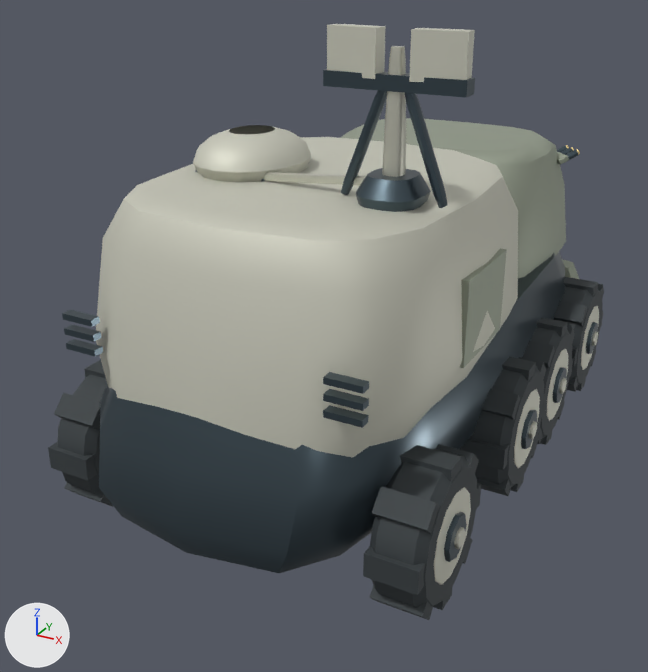
The FBX model unity/RogueCommandAssetAuthoring/Assets/RogueCommandExpansionSample/Models/OverlordCommandHQ.fbx as it was, and as the next commit left it.
Camera for both pictures: a 50 mm lens placed at (2.42, -5.05, 3.27), pointed at (-0.18, -0.32, 0.9). The lights are fixed; the arrows at lower left show +X, +Y and +Z. The first picture is the older version. Vertices at exactly the same position are counted once.

Objects in the first picture: 'OverlordCommandHQ_Batch_Gunmetal', 'OverlordCommandHQ_Batch_LightArmor', 'OverlordCommandHQ_Batch_PrimaryArmor', 'OverlordCommandHQ_Batch_Tread', 'OverlordCommandHQ_Batch_Warning', 'OverlordCommandHQ_Batch_WheelRim'.
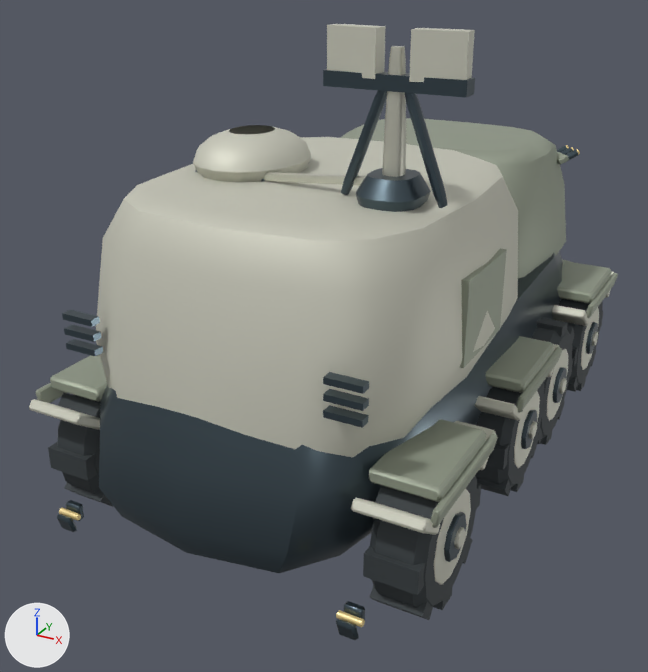
Where the change shows, as pixel boxes [x1, y1, x2, y2] in the pictures (648 x 672 px; the box of a moved part takes in the faces that stretch with it):
'OverlordCommandHQ_Batch_LightArmor', reshaped, moved (39% wider, 18% taller): before [96, 24, 518, 457]; after [29, 24, 614, 535]
'OverlordCommandHQ_Batch_Gunmetal', reshaped (13% taller): before [62, 69, 598, 573]; after [57, 69, 598, 640]
'OverlordCommandHQ_Batch_PrimaryArmor', reshaped, moved: before [340, 118, 579, 368]; after [35, 118, 618, 528]
'OverlordCommandHQ_Batch_Warning', reshaped (mostly hidden): before [566, 145, 580, 155]; after [59, 145, 580, 627]
part 1 of me_cylinder_009, added: after [59, 507, 81, 521]
part 2 of me_cylinder_009, added: after [336, 610, 365, 627]
part 3 of me_overlordcommandhqturret_baseshell_mesh_002, moved or reshaped (mostly hidden): before [562, 259, 579, 279]; after [562, 259, 571, 263]
part 4 of me_overlordcommandhqturret_baseshell_mesh_002, added: after [557, 261, 618, 318]
part 5 of me_overlordcommandhqturret_baseshell_mesh_002, added: after [35, 354, 107, 403]
part 6 of me_overlordcommandhqturret_baseshell_mesh_002, added: after [369, 336, 562, 528]
part 7 of me_cylinder_004, added: after [57, 500, 84, 532]
part 8 of me_cylinder_004, added: after [336, 601, 365, 640]
part 9 of me_cube_002, added: after [552, 272, 614, 326]
part 10 of me_cube_002, added: after [29, 399, 100, 430]
part 11 of me_cube_002, added: after [351, 344, 559, 535]

What changed in the scene script:
```text
Change me_cube_002:
    remove me_cube_002.from_pydata(...)  # 446 vertices, 412 faces; spans x -1.04..1.04, y -3.66..0.21, z -0.39..1.56
    add me_cube_002.from_pydata(...)  # 750 vertices, 736 faces; spans x -0.19..2.24, y -0.94..2.95, z -0.08..2.09
    me_cube_002 part 9: 264 vertices added at x -0.19..2.24, y 1.97..2.95, z -0.08..0.67
    me_cube_002 part 10: 96 vertices added at x -0.19..0.19, y -0.88..1.36, z -0.08..0.08
    me_cube_002 part 11: 96 vertices added at x 1.86..2.24, y -0.88..1.36, z -0.08..0.08
    other edits to the shape of me_cube_002 do not show in these pictures
Change me_overlordcommandhqturret_baseshell_mesh_002:
    remove me_overlordcommandhqturret_baseshell_mesh_002.from_pydata(...)  # 544 vertices, 498 faces; spans x -1.03..1.03, y -1.01..2.31, z 0.52..1.99
    add me_overlordcommandhqturret_baseshell_mesh_002.from_pydata(...)  # 744 vertices, 704 faces; spans x -0.22..2.27, y -0.4..3.73, z -0.42..1.05
    me_overlordcommandhqturret_baseshell_mesh_002 part 3: the loose piece of 48 vertices spanning x -0.9..0.9, y 1.98..2.31, z 0.52..0.82 is moved by (1.02, 1.42, -0.94)
    me_overlordcommandhqturret_baseshell_mesh_002 part 4: 312 vertices added at x -0.22..2.27, y 2.12..3.25, z -0.12..0.56
    me_overlordcommandhqturret_baseshell_mesh_002 part 5: 96 vertices added at x -0.22..0.19, y -0.4..1.65, z -0.12..0.04
    me_overlordcommandhqturret_baseshell_mesh_002 part 6: 96 vertices added at x 1.86..2.27, y -0.4..1.65, z -0.12..0.04
    other edits to the shape of me_overlordcommandhqturret_baseshell_mesh_002 do not show in these pictures
Change me_cylinder_009:
    remove me_cylinder_009.from_pydata(...)  # 816 vertices, 838 faces; spans x -0.09..1.87, y -0.05..3.19, z -0.11..1.22
    add me_cylinder_009.from_pydata(...)  # 1008 vertices, 1038 faces; spans x -0.09..1.87, y -0.6..3.45, z -0.37..1.22
    me_cylinder_009 part 1: the loose piece of 48 vertices spanning x -0.09..0.09, y -0.05..0.05, z -0.11..0.11 is copied, and the copy is multiplied about its middle by the matrix ((-0.282, 0.0, 0.604), (0.0, 0.365, 0.0), (-0.331, 0.0, -0.154)), then moved by (0.0, -0.58, -0.35); it spans x -0.07..0.06, y -0.6..-0.56, z -0.37..-0.33
    me_cylinder_009 part 2: the loose piece of 48 vertices spanning x 1.69..1.87, y -0.05..0.05, z -0.11..0.11 is copied, and the copy is multiplied about its middle by the matrix ((0.282, 0.0, 0.604), (0.0, 0.365, 0.0), (-0.331, 0.0, 0.154)), then moved by (0.0, -0.58, -0.35); it spans x 1.71..1.85, y -0.6..-0.56, z -0.37..-0.33
    other edits to the shape of me_cylinder_009 do not show in these pictures
Change me_cylinder_004:
    remove me_cylinder_004.from_pydata(...)  # 1928 vertices, 1930 faces; spans x -0.02..2.38, y -0.74..3.61, z -0.13..2.19
    add me_cylinder_004.from_pydata(...)  # 2500 vertices, 2532 faces; spans x -0.02..2.38, y -0.74..3.61, z -0.3..2.19
    me_cylinder_004 part 7: 132 vertices added at x 0.23..0.36, y -0.64..0.18, z -0.3..0.62
    me_cylinder_004 part 8: 132 vertices added at x 2.0..2.13, y -0.64..0.18, z -0.3..0.62
    other edits to the shape of me_cylinder_004 do not show in these pictures
Change ob_overlordcommandhq_batch_lightarmor:
    ob_overlordcommandhq_batch_lightarmor.location: (0.0, 1.684, 1.34) -> (-1.025, -1.036, 0.812)
Change ob_overlordcommandhq_batch_primaryarmor:
    ob_overlordcommandhq_batch_primaryarmor.location: (0.0, 0.0, 0.0) -> (-1.025, -1.425, 0.935)
```
